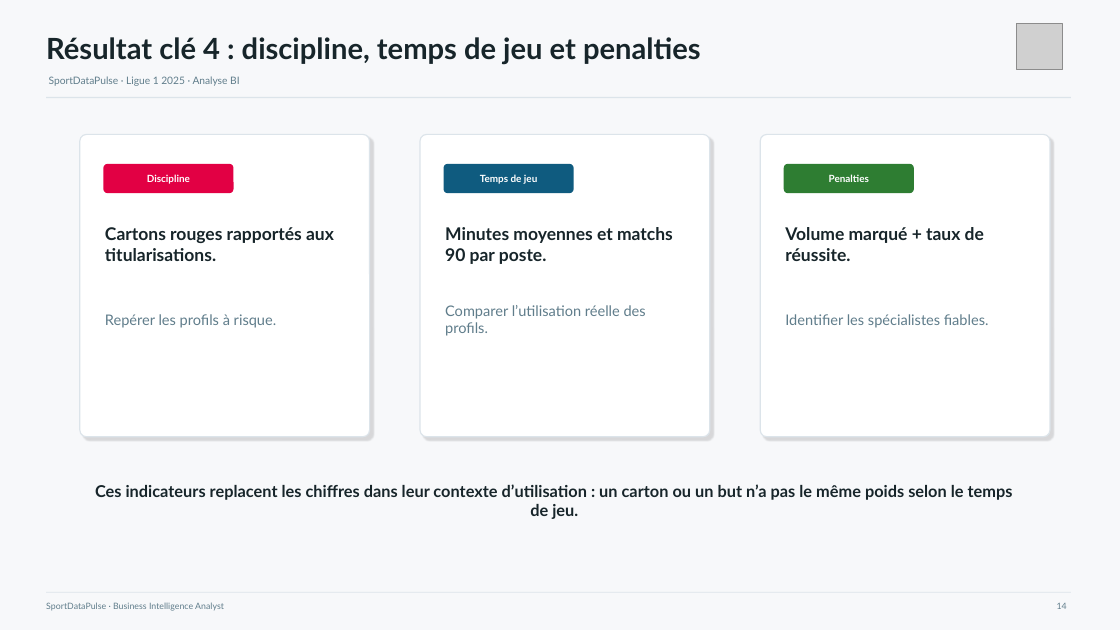
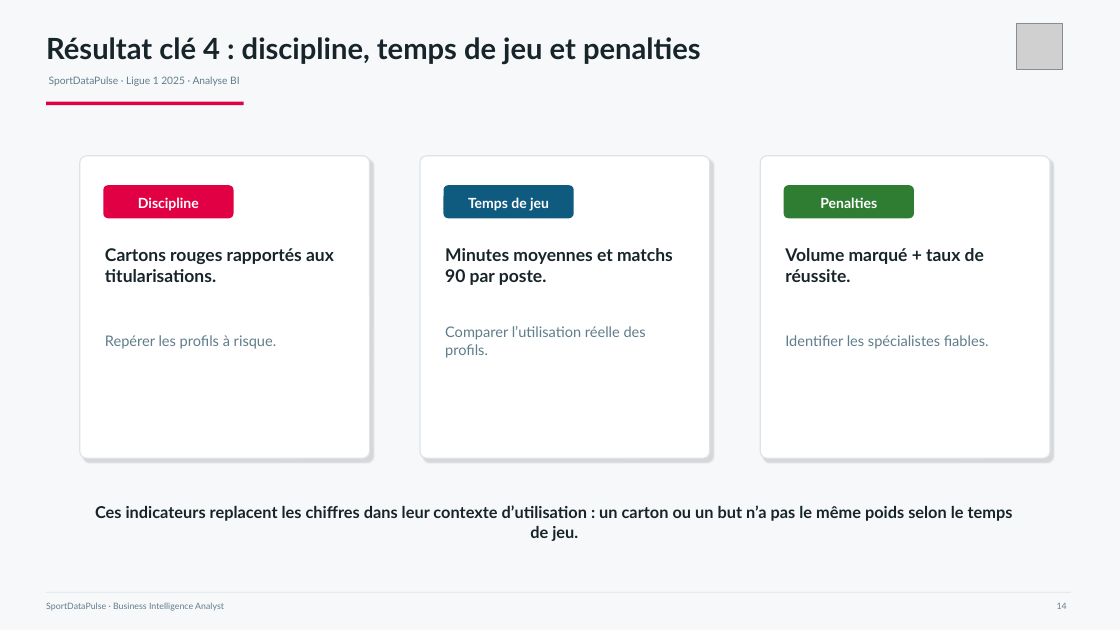
Before and after one commit to steve57000/projet-ligue1, a slide deck: slide 14 of livrables/Presentation_P5_SportDataPulse.pptx. Drawn at 1120x630 pixels with LibreOffice and Linux fonts; fonts in the diff are those of the drawing; grey boxes stand for pictures. Boxes give left, top, right and bottom in pixels: in the first picture for what was removed or moved away, otherwise in the second. Text is boxed around its words. In the diff, an @@ line names an element or a change of style, - is before the commit and + after.

```diff
--- a/livrables/Presentation_P5_SportDataPulse.pptx
+++ b/livrables/Presentation_P5_SportDataPulse.pptx
@@ line removed from (46, 97) to (1071, 97) @@
@@ line added from (46, 103) to (244, 103), #E20044 3 pt @@
@@ text "Discipline": place and size @@
-text "Discipline" at [147, 174, 190, 184]
+text "Discipline" at [138, 197, 199, 211]
@@ 7 texts, 6 rounded rectangles: place and size @@
-7 texts, 6 rounded rectangles at [80, 134, 1050, 519]
+7 texts, 6 rounded rectangles at [80, 155, 1050, 541]
@@ text "Temps de jeu": place and size @@
-text "Temps de jeu" at [480, 174, 537, 184]
+text "Temps de jeu" at [468, 197, 549, 211]
@@ size 8.5 to 12 pt in 3 elements at [138, 197, 199, 211], [468, 197, 549, 211], [820, 197, 877, 208] @@
@@ text "Penalties": place and size @@
-text "Penalties" at [829, 174, 869, 182]
+text "Penalties" at [820, 197, 877, 208]
```
Also in this commit, not shown: 14 other slides changed, 2 other files.
